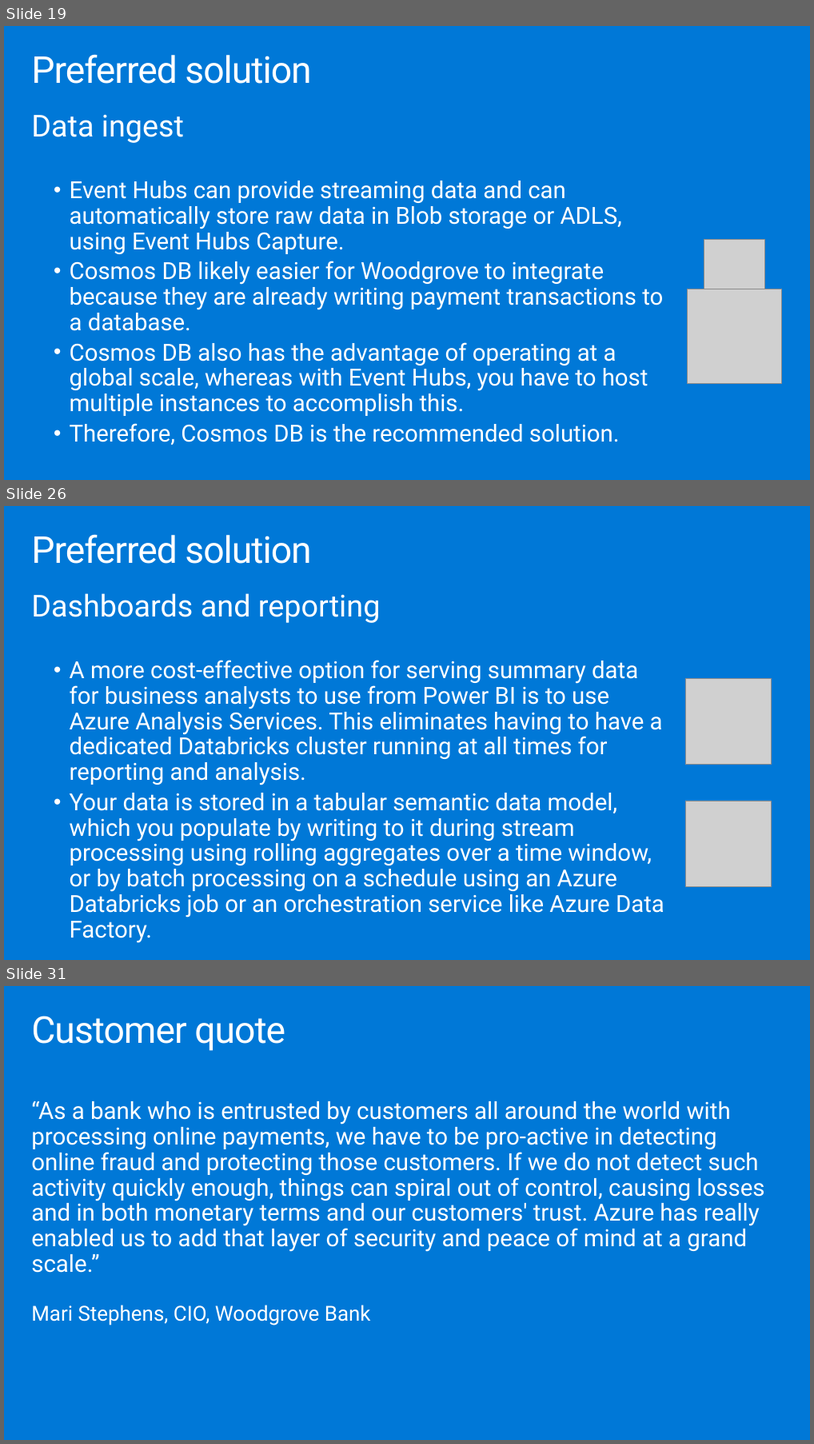
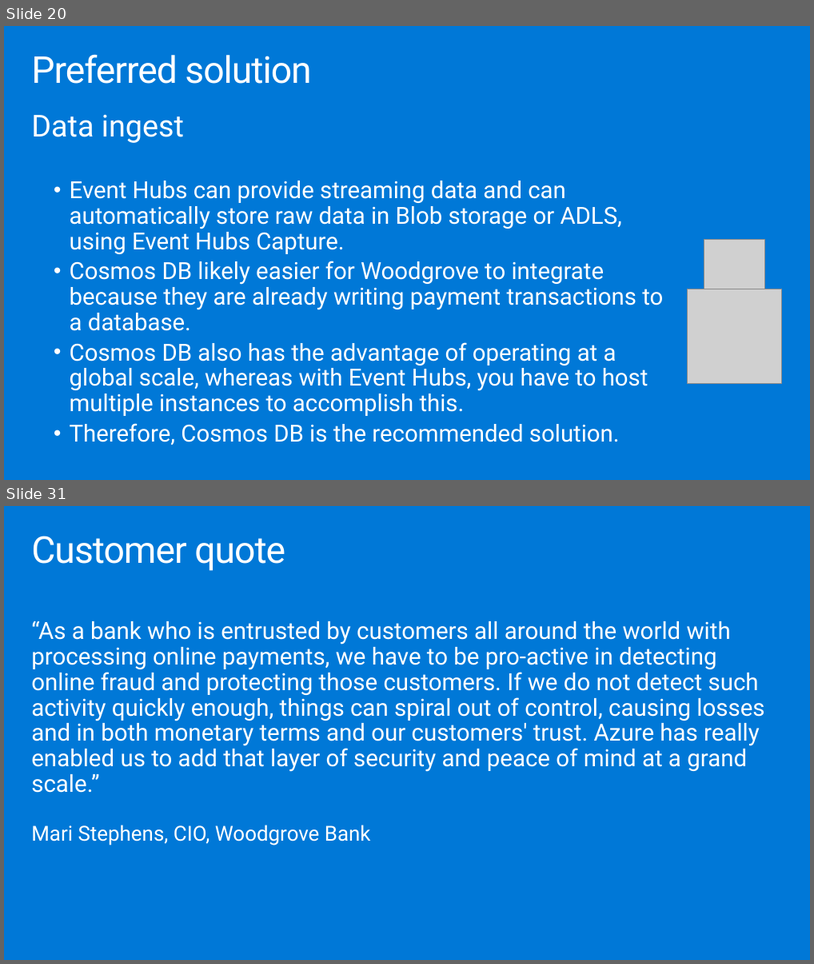
Before and after one commit to testjiho/innovative-fraud-detection, a slide deck: Whiteboard design session/WDS trainer presentation - Cosmos DB Real Time Advanced Analytics.pptx. Shown one above the other, each under a label of ours: slides 19, 26 and 31 before the commit, slides 20 and 31 after it; the slides between them are not shown. The pictures are 814x1444 and 814x964 pixels, drawn with LibreOffice and Linux fonts; fonts in the diff are those of the drawing; grey boxes stand for pictures. Boxes give left, top, right and bottom in pixels: in the first picture for what was removed or moved away, otherwise in the second. Text is boxed around its words. In the diff, an @@ line names an element or a change of style, - is before the commit and + after.

```diff
--- a/Whiteboard design session/WDS trainer presentation - Cosmos DB Real Time Advanced Analytics.pptx
+++ b/Whiteboard design session/WDS trainer presentation - Cosmos DB Real Time Advanced Analytics.pptx
@@ slide 26 removed at [4, 506, 810, 960], background #0078D7 @@
@@ title removed at [31, 534, 311, 564] @@
-Preferred solution
@@ text removed at [31, 593, 665, 943] @@
-Dashboards and reporting
-  • A more cost-effective option for serving summary data for business analysts to use from Power BI is to use Azure Analysis Services. This eliminates having to have a dedicated Databricks cluster running at all times for reporting and analysis.
-  • Your data is stored in a tabular semantic data model, which you populate by writing to it during stream processing using rolling aggregates over a time window, or by batch processing on a schedule using an Azure Databricks job or an orchestration service like Azure Data Factory.
@@ picture removed at [686, 679, 772, 765] @@
@@ picture removed at [686, 800, 772, 887] @@
@@ what was slide 19 is now slide 20 @@
```
Also in this commit, not shown: 8 slides changed, 3 slides added, 2 other slides removed, 1 other file.
